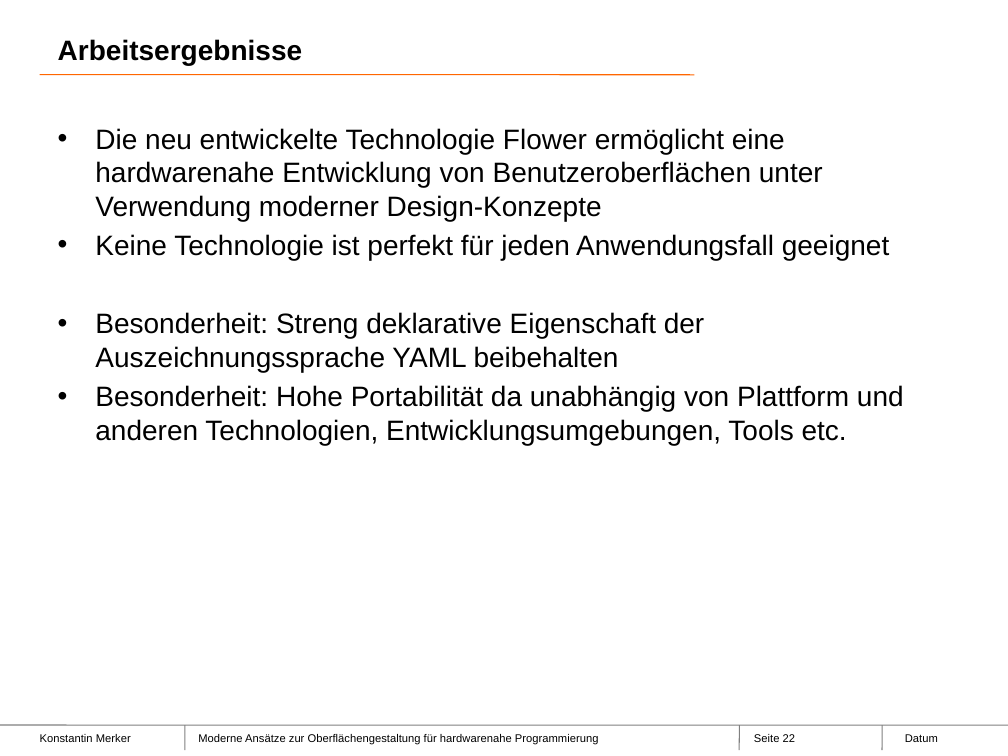
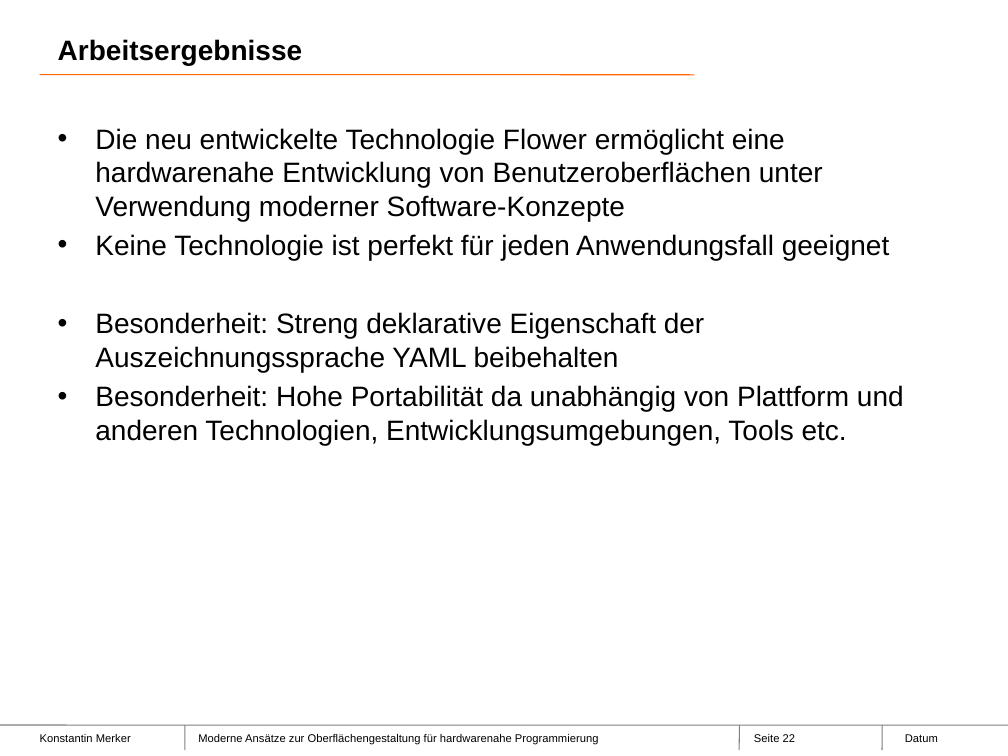
Before and after one commit to mexok/diplomarbeit, a slide deck: slide 22 of docs/Verteidigung/VerteidigungPraesentation.pptx. Drawn at 1008x756 pixels with LibreOffice and Linux fonts; fonts in the diff are those of the drawing; background and template pictures are left out. Boxes give left, top, right and bottom in pixels: in the first picture for what was removed or moved away, otherwise in the second. Text is boxed around its words. In the diff, an @@ line names an element or a change of style, - is before the commit and + after.

Commit message:
poster roh entwurf erledigt

```diff
--- a/docs/Verteidigung/VerteidigungPraesentation.pptx
+++ b/docs/Verteidigung/VerteidigungPraesentation.pptx
@@ text at [95,128,823,221]: text changed @@
-• Die neu entwickelte Technologie Flower ermöglicht eine hardwarenahe Entwicklung von Benutzeroberflächen unter Verwendung moderner Design-Konzepte
+• Die neu entwickelte Technologie Flower ermöglicht eine hardwarenahe Entwicklung von Benutzeroberflächen unter Verwendung moderner Software-Konzepte
```
Also in this commit, not shown: 1 other file.
